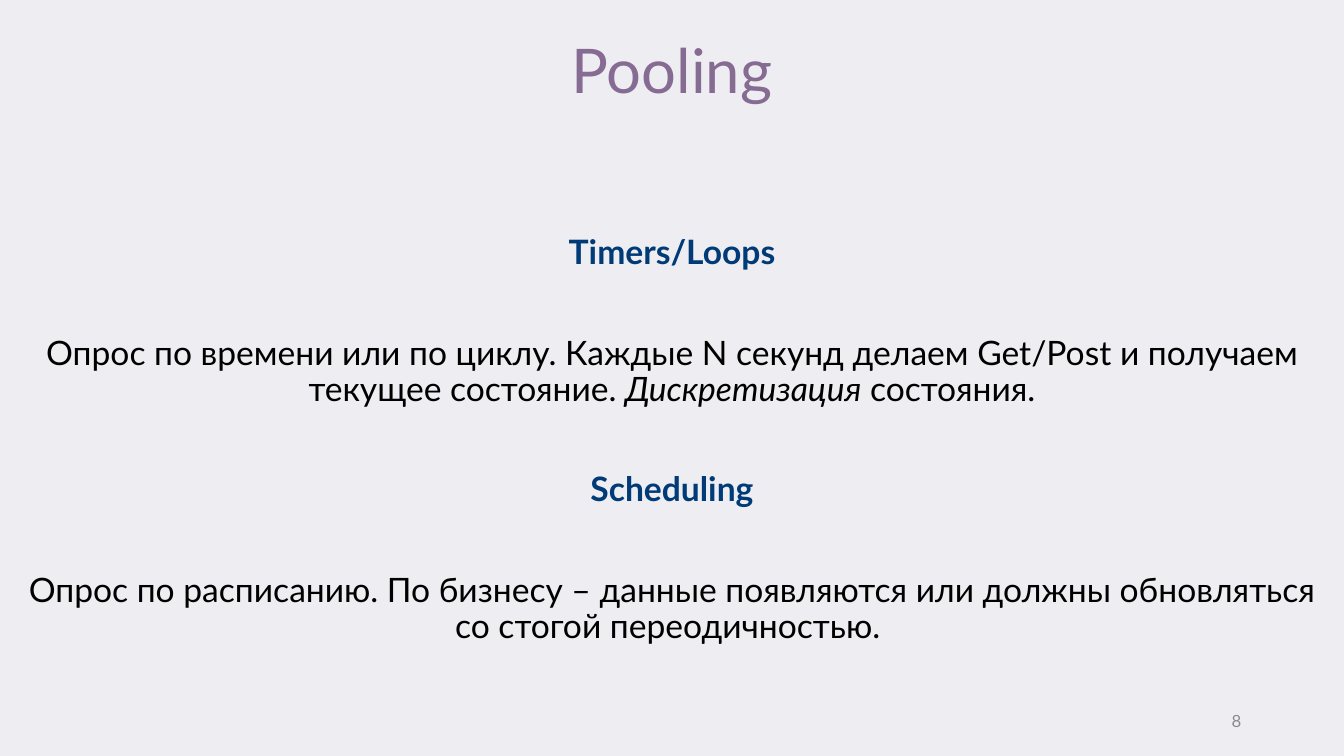
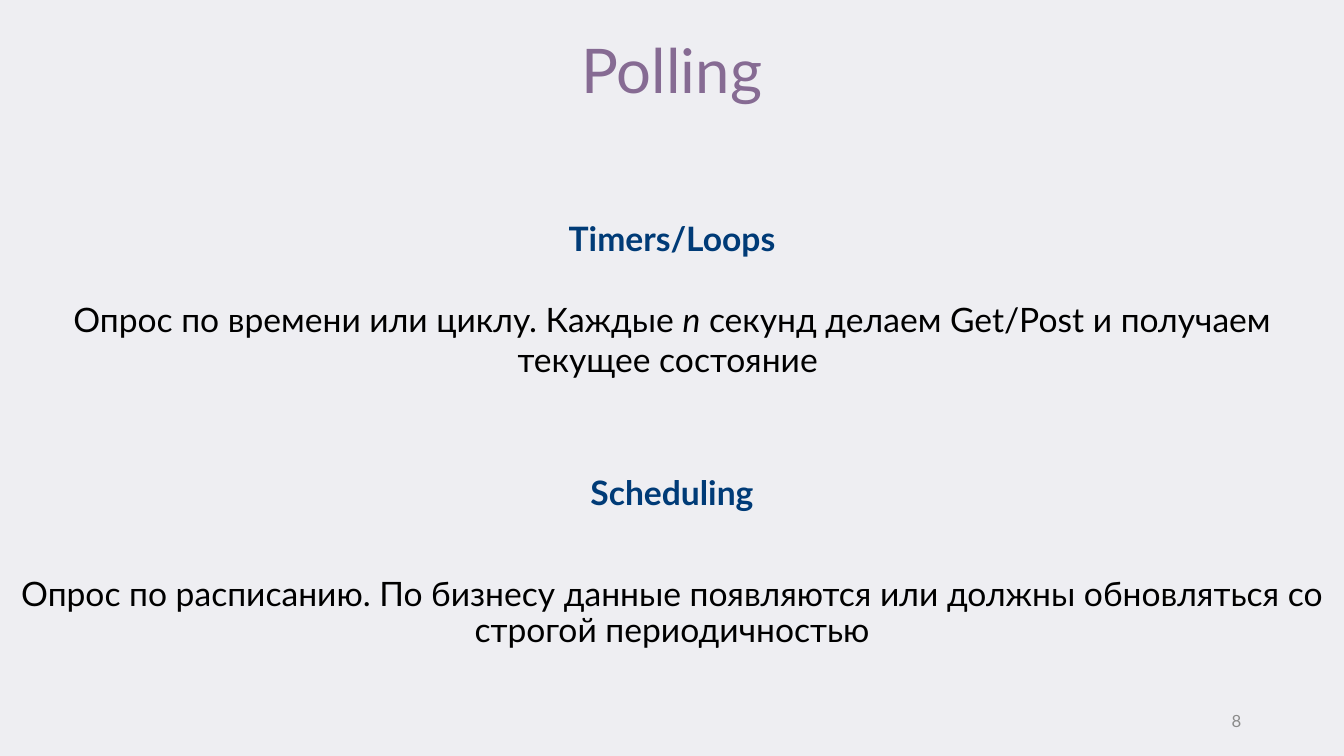
Before and after one commit to VAZarubin/ClientNotification, a slide deck: slide 8 of От Сервера клиенту или как это работает у.pptx. Drawn at 1344x756 pixels with LibreOffice and Linux fonts; fonts in the diff are those of the drawing. Boxes give left, top, right and bottom in pixels: in the first picture for what was removed or moved away, otherwise in the second. Text is boxed around its words. In the diff, an @@ line names an element or a change of style, - is before the commit and + after.

```diff
--- a/От Сервера клиенту или как это работает у.pptx
+++ b/От Сервера клиенту или как это работает у.pptx
@@ title at [582, 47, 763, 104]: text changed @@
-Pooling
+Polling
@@ text at [46, 239, 1298, 407]: paragraphs removed @@
-Timers/Loops
-Опрос по времени или по циклу. Каждые N секунд делаем Get/Post и получаем текущее состояние. Дискретизация состояния.
@@ text added at [73, 226, 1271, 378], 24 pt, text #000000 @@
+Timers/Loops
+Опрос по времени или циклу. Каждые n секунд делаем Get/Post и получаем текущее состояние
@@ text "Scheduling": place and size @@
-text "Scheduling" at [29, 239, 1315, 644]
+text "Scheduling" at [21, 480, 1323, 648]
@@ text at [21, 581, 1323, 648]: text changed @@
-Опрос по расписанию. По бизнесу – данные появляются или должны обновляться со стогой переодичностью.
+Опрос по расписанию. По бизнесу данные появляются или должны обновляться со строгой периодичностью
```
Also in this commit, not shown: 22 other slides changed.
